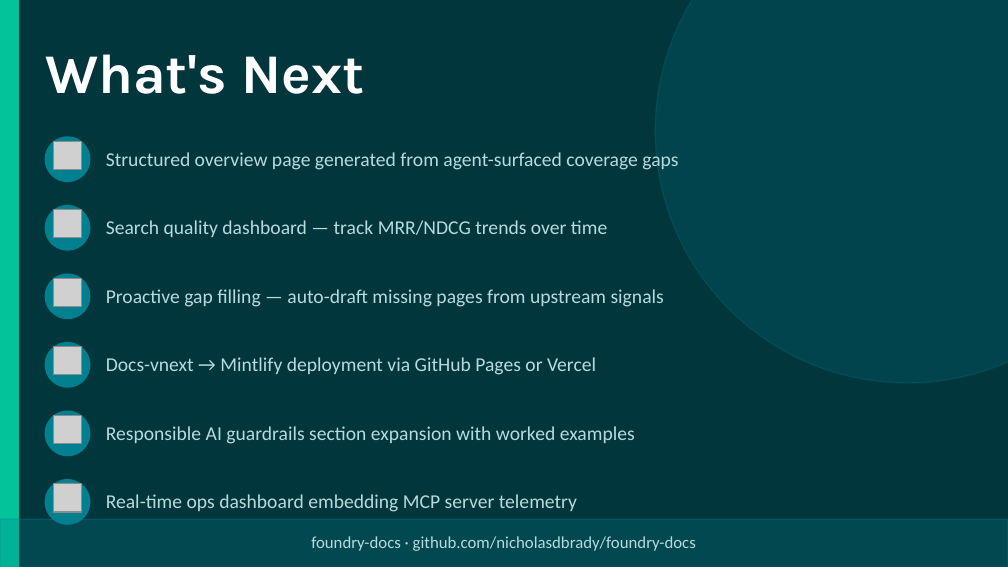
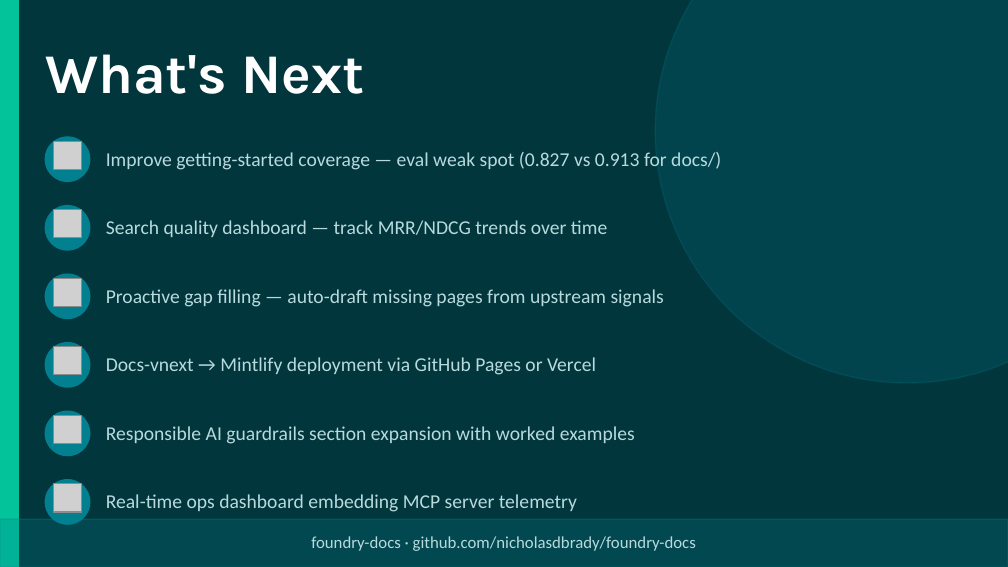
Before and after one commit to nicholasdbrady/foundry-docs, a slide deck: slide 15 of slides/foundry-docs-overview.pptx (slide 12 before the commit). Drawn at 1008x567 pixels with LibreOffice and Linux fonts; fonts in the diff are those of the drawing; grey boxes stand for pictures. Boxes give left, top, right and bottom in pixels: in the first picture for what was removed or moved away, otherwise in the second. Text is boxed around its words. In the diff, an @@ line names an element or a change of style, - is before the commit and + after.

```diff
--- a/slides/foundry-docs-overview.pptx
+++ b/slides/foundry-docs-overview.pptx
@@ text at <box>106,152,721,170</box>: text changed @@
-Structured overview page generated from agent-surfaced coverage gaps
+Improve getting-started coverage — eval weak spot (0.827 vs 0.913 for docs/)
```
Also in this commit, not shown: 8 other slides changed, 3 slides added, 1 other file.
